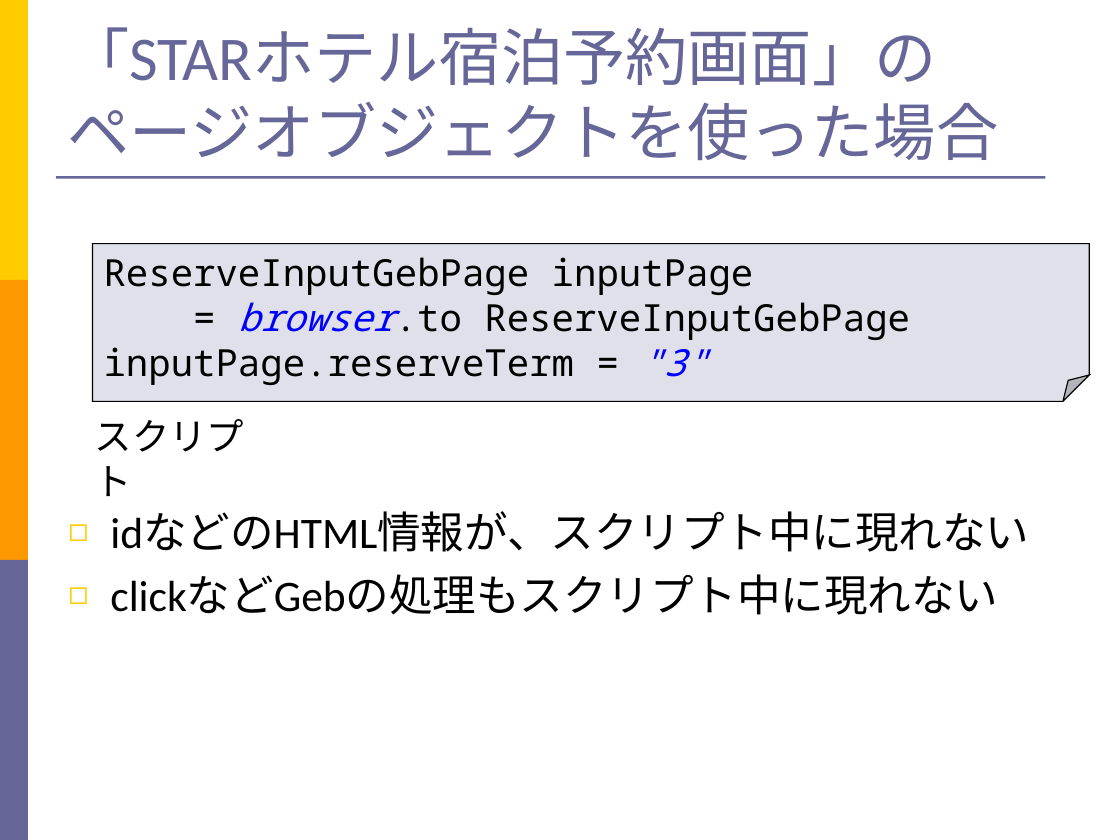
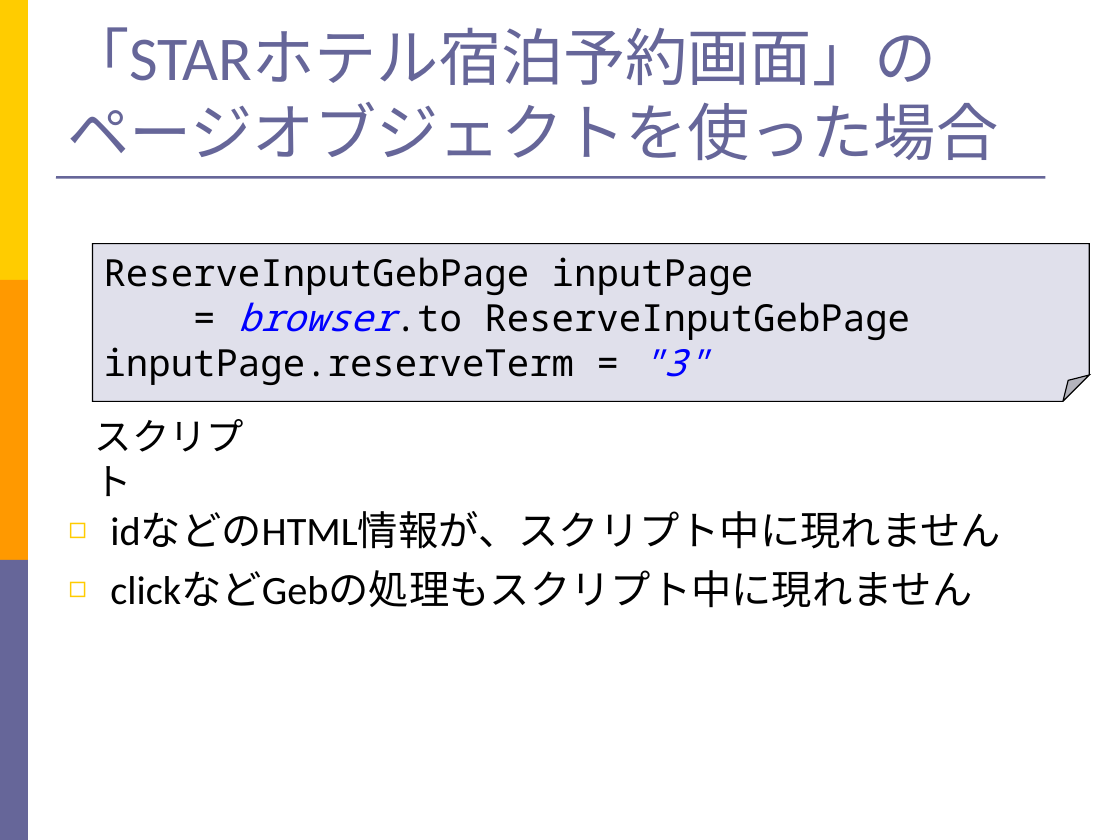
Before and after one commit to takuY-U2/STARHotel, a slide deck: slide 41 of docs/SlideGeb.ppt. Drawn at 1120x840 pixels with LibreOffice and Linux fonts; fonts in the diff are those of the drawing. Boxes give left, top, right and bottom in pixels: in the first picture for what was removed or moved away, otherwise in the second. Text is boxed around its words. In the diff, an @@ line names an element or a change of style, - is before the commit and + after.

```diff
--- a/docs/SlideGeb.ppt
+++ b/docs/SlideGeb.ppt
@@ text at (110, 511, 1001, 608): text changed; size 28 to 25.9 pt @@
-◻ idなどのHTML情報が、スクリプト中に現れない
-◻ clickなどGebの処理もスクリプト中に現れない
+◻ idなどのHTML情報が、スクリプト中に現れません
+◻ clickなどGebの処理もスクリプト中に現れません
```
Also in this commit, not shown: 9 other slides changed, 1 slide added, 7 other files.
